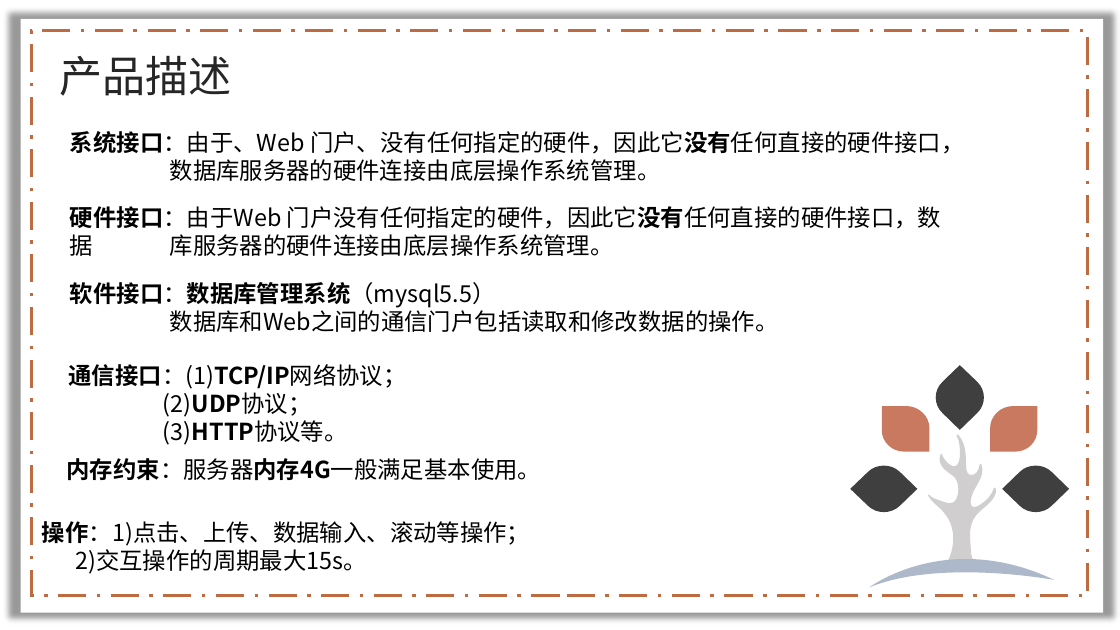
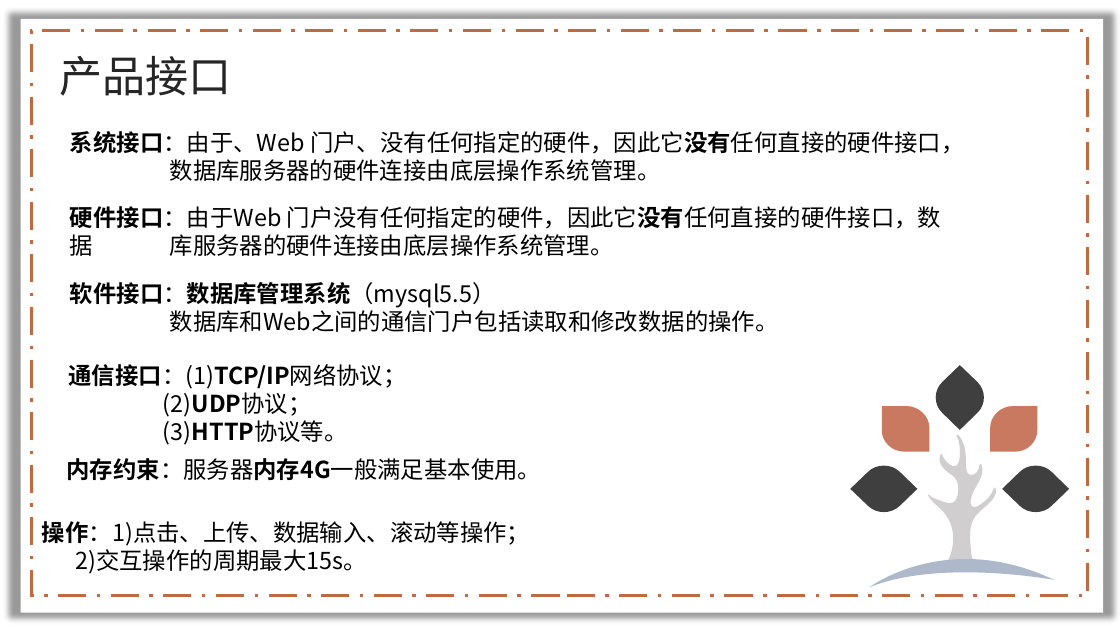
Before and after one commit to lenovo-wu/G11ZUCC, a slide deck: slide 7 of 需求规格说明.pptx. Drawn at 1120x630 pixels with LibreOffice and Linux fonts; fonts in the diff are those of the drawing; background and template pictures are left out. Boxes give left, top, right and bottom in pixels: in the first picture for what was removed or moved away, otherwise in the second. Text is boxed around its words. In the diff, an @@ line names an element or a change of style, - is before the commit and + after.

```diff
--- a/需求规格说明.pptx
+++ b/需求规格说明.pptx
@@ text at (59,56,231,96): text changed @@
-产品描述
+产品接口
```
Also in this commit, not shown: 2 other slides changed, 1 slide added, 3 slides removed.
